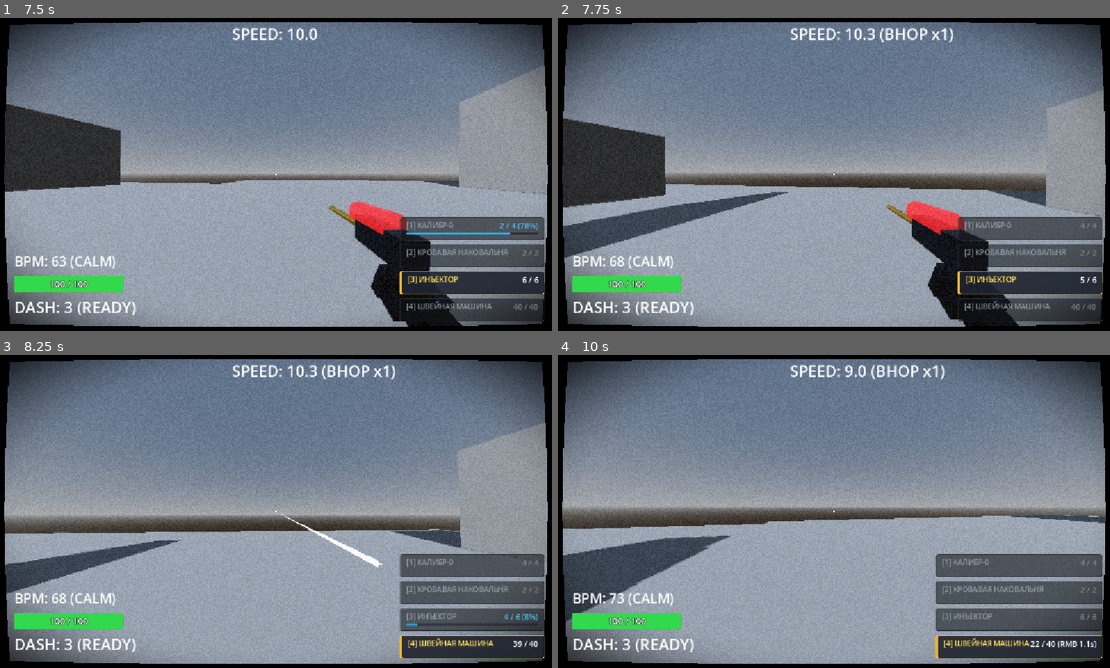
Above: before the commit, frames 1-4 (two rows, left to right).
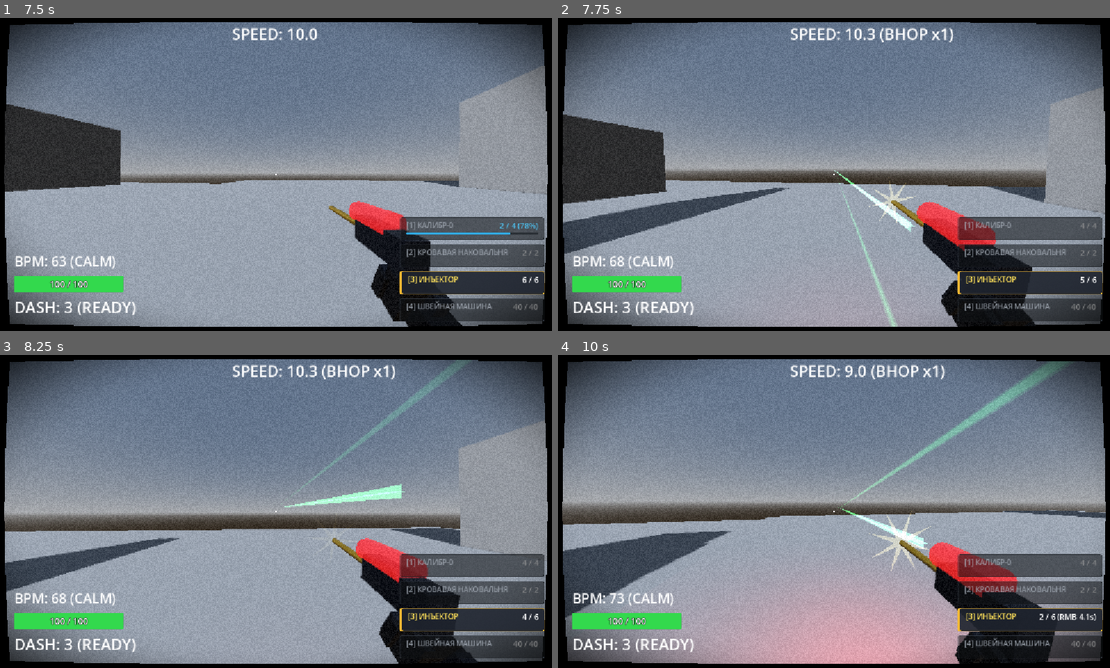
Above: after the commit, the same moments.

Repository: ggou3/voidkill
Game: Godot game, scene res://world.tscn
Same seed, same stepped clock (60 frames per second), same inputs: the game is played once before the commit and once after it.
Inputs (mouse positions are in pixels of both pictures, inside the frame that each line leads up to):
- Up to frame 1 (7.5 s): tap Enter at 0.5 s; move the mouse to (309, 174) at 0.52 s; press the mouse at (309, 174) at 0.53 s; hold W (move_forward) 0.53-5.78 s; tap Space (jump) at 0.77, 1.52, 3.02, 3.77, 4.52, 6.02, 6.77 s; move the mouse to (248, 174) at 1.27 s; release the mouse at (248, 174) at 1.28 s; right-click (248, 174) at 1.35 s; click (248, 174) at 1.55 s; move the mouse to (292, 168) at 2.02 s; hold Shift (dash) 2.03-2.78 s; click (292, 168) at 2.3 s; move the mouse to (270, 180) at 2.77 s; tap F (melee) at 2.85 s; click (270, 180) at 3.05 s; move the mouse to (320, 177) at 3.52 s; press the mouse at (320, 177) at 3.53 s; tap R (reload) at 4.15 s; move the mouse to (231, 171) at 4.27 s; release the mouse at (231, 171) at 4.28 s; tap C (slam) at 4.35 s; click (231, 171) at 4.55 s; move the mouse to (281, 174) at 5.02 s; hold Ctrl (slide) 5.03-5.78 s; click (281, 174) at 5.3 s; move the mouse to (253, 168) at 5.77 s; hold D (move_right) 5.78-6.53 s; tap 1 at 5.85 s; click (253, 168) at 6.05 s; move the mouse to (309, 174) at 6.52 s; press the mouse at (309, 174) at 6.53 s; hold W (move_forward) from 6.53 s (still down); tap 2 at 6.6 s; move the mouse to (248, 174) at 7.27 s; release the mouse at (248, 174) at 7.28 s; tap 3 at 7.35 s
- Up to frame 2 (7.75 s): keep holding W (move_forward); tap Space (jump) at 7.52 s; click (806, 174) at 7.55 s
- Up to frame 3 (8.25 s): keep holding W (move_forward); move the mouse to (292, 505) at 8.02 s; press the mouse at (292, 505) at 8.03 s; tap 4 at 8.1 s
- Up to frame 4 (10 s): move the mouse to (828, 517) at 8.77 s; release W (move_forward) at 8.78 s; release the mouse at (828, 517) at 8.78 s; hold A (move_left) 8.78-9.53 s; click (828, 517) at 8.85 s; tap Space (jump) at 9.02, 9.77 s; move the mouse to (878, 514) at 9.52 s; hold W (move_forward) from 9.53 s (still down); hold Right mouse button (alt_fire) from 9.53 s (still down); click (878, 514) at 9.8 s

Frame 1 is identical in both runs. In frame 2, 7.2% of the frame differs, in the area x 0-99%, y 22-99%; in frame 3, 9.0%; in frame 4, 23%, in the area x 0-100%, y 2-99%.

Commit message:
Rework Injector LMB: 3-dart burst, stackable poison DoT up to 5 stacks, and death contagion cloud

Diff:
--- a/enemy.gd
+++ b/enemy.gd
@@ -51,10 +51,8 @@
 var slam_chain_depth: int = 0
 var slow_factor: float = 1.0
 var slow_sources: int = 0
-var poison_dot_duration: float = 0.0
-var poison_tick_interval: float = 0.5
-var poison_tick_timer: float = 0.0
-var poison_damage_per_tick: int = 3
+const MAX_POISON_STACKS: int = 5
+var poison_stacks: Array[Dictionary] = []
 var needle_count: int = 0
 var needle_timers: Array[float] = []
 var inflation_tween: Tween = null
@@ -185,13 +183,23 @@
 	if hit_reaction_timer > 0.0:
 		hit_reaction_timer -= delta
 
-	# Обработка урона по времени (Poison DoT)
-	if poison_dot_duration > 0.0:
-		poison_dot_duration -= delta
-		poison_tick_timer -= delta
-		if poison_tick_timer <= 0.0:
-			poison_tick_timer = poison_tick_interval
-			_apply_poison_tick()
+	# Обработка стаков яда (Poison DoT)
+	if not poison_stacks.is_empty():
+		var write_idx = 0
+		for i in range(poison_stacks.size()):
+			var stack = poison_stacks[i]
+			stack["duration"] -= delta
+			stack["tick_timer"] -= delta
+			if stack["tick_timer"] <= 0.0:
+				stack["tick_timer"] = float(stack["interval"])
+				_apply_poison_tick(int(stack["damage"]))
+				if current_state == State.DEAD:
+					break
+			if stack["duration"] > 0.0 and current_state != State.DEAD:
+				poison_stacks[write_idx] = stack
+				write_idx += 1
+		if current_state != State.DEAD:
+			poison_stacks.resize(write_idx)
 
 	# Обработка застрявших игл: независимый таймер 6.0с на каждую иглу
 	if not needle_timers.is_empty():
@@ -544,23 +552,35 @@
 	if slow_sources == 0:
 		slow_factor = 1.0
 
-func apply_poison_dot(duration: float = 3.0, damage_per_tick: int = 3, interval: float = 0.5):
+func apply_poison_dot(duration: float = 3.0, damage_per_tick: int = 3, interval: float = 0.5, chain_depth: int = 0):
 	if current_state == State.DEAD:
 		return
-	poison_damage_per_tick = damage_per_tick
-	poison_tick_interval = interval
-	# Обновляем длительность без стакания урона в тик
-	poison_dot_duration = duration
-	if poison_tick_timer <= 0.0:
-		poison_tick_timer = interval
-
-func _apply_poison_tick():
+	if poison_stacks.size() < MAX_POISON_STACKS:
+		poison_stacks.append({
+			"duration": duration,
+			"tick_timer": interval,
+			"damage": damage_per_tick,
+			"interval": interval,
+			"chain_depth": chain_depth
+		})
+	else:
+		# При максимуме 5 стаков обновляем стак с наименьшим оставшимся временем
+		var min_idx = 0
+		var min_dur = float(poison_stacks[0]["duration"])
+		for i in range(1, poison_stacks.size()):
+			if float(poison_stacks[i]["duration"]) < min_dur:
+				min_dur = float(poison_stacks[i]["duration"])
+				min_idx = i
+		poison_stacks[min_idx]["duration"] = max(float(poison_stacks[min_idx]["duration"]), duration)
+		poison_stacks[min_idx]["chain_depth"] = min(int(poison_stacks[min_idx]["chain_depth"]), chain_depth)
+
+func _apply_poison_tick(damage: int):
 	if current_state == State.DEAD:
 		return
-	health -= poison_damage_per_tick
+	health -= damage
 	_update_health_bar()
 	var hit_pos = global_position + Vector3(randf_range(-0.15, 0.15), 0.85 + randf_range(-0.1, 0.1), randf_range(-0.15, 0.15))
-	_spawn_damage_number(poison_damage_per_tick, hit_pos, false, true)
+	_spawn_damage_number(damage, hit_pos, false, true)
 	if current_state == State.IDLE:
 		var player = get_tree().get_first_node_in_group("player")
 		if is_instance_valid(player):
@@ -917,7 +937,6 @@
 func die():
 	current_state = State.DEAD
 	set_physics_process(false)
-	poison_dot_duration = 0.0
 	AudioManager.play_sound("enemy_death")
 
 	# Начисление BPM игроку (+12 за убийство ударной волной, +8 за обычное убийство)
@@ -951,6 +970,16 @@
 	var chain_depth = explosion_chain_depth
 	if needle_count > 0:
 		_trigger_needle_burst(was_inflated, chain_depth)
+
+	# Заражение при смерти: если враг отравлен, выпускает облако яда (радиус 2.5м, максимум 3 поколения цепи)
+	if not poison_stacks.is_empty():
+		var min_depth = 999
+		for stack in poison_stacks:
+			var d = int(stack.get("chain_depth", 0))
+			if d < min_depth:
+				min_depth = d
+		if min_depth < 3:
+			_trigger_poison_contagion(min_depth)
 
 	# Если враг был раздут шприцем — инициируем кровавую детонацию с учётом глубины цепи
 	if is_inflated:
@@ -1081,6 +1110,69 @@
 	tween.tween_property(mat, "albedo_color:a", 0.0, 0.22).set_trans(Tween.TRANS_QUAD).set_ease(Tween.EASE_IN)
 	tween.chain().tween_callback(sphere.queue_free)
 
+func _trigger_poison_contagion(depth: int = 0):
+	const CONTAGION_RADIUS: float = 2.5
+	var cloud_pos = global_position + Vector3(0, 0.8, 0)
+
+	print("[%s] POISON CONTAGION! depth: %d, radius: %.1fm" % [name, depth, CONTAGION_RADIUS])
+	AudioManager.play_sound("flask_splash")
+
+	var scene_root = get_tree().current_scene if get_tree().current_scene else get_parent()
+	if scene_root:
+		_spawn_poison_cloud_visual(scene_root, cloud_pos, CONTAGION_RADIUS)
+
+	var space_state = get_world_3d().direct_space_state
+	var all_enemies = get_tree().get_nodes_in_group("enemy")
+	for enemy in all_enemies:
+		if not is_instance_valid(enemy) or enemy == self:
+			continue
+		if ("current_state" in enemy and enemy.current_state == enemy.State.DEAD) or ("health" in enemy and enemy.health <= 0):
+			continue
+
+		var enemy_center = enemy.global_position + Vector3(0, 0.8, 0)
+		var dist = cloud_pos.distance_to(enemy_center)
+		if dist <= CONTAGION_RADIUS:
+			if space_state:
+				var ray_query = PhysicsRayQueryParameters3D.create(cloud_pos, enemy_center)
+				ray_query.exclude = [self, enemy]
+				ray_query.collide_with_areas = false
+				ray_query.collide_with_bodies = true
+				var hit_res = space_state.intersect_ray(ray_query)
+				if not hit_res.is_empty():
+					var col = hit_res.collider
+					if col and not (col.is_in_group("enemy") or col.is_in_group("enemy_head")):
+						continue
+
+			if enemy.has_method("apply_poison_dot"):
+				enemy.apply_poison_dot(3.0, 3, 0.5, depth + 1)
+				print("[%s] CONTAGION INFECTED %s! Stack applied at depth %d" % [name, enemy.name, depth + 1])
+
+func _spawn_poison_cloud_visual(scene_root: Node, cloud_pos: Vector3, cloud_radius: float):
+	var mesh_inst = MeshInstance3D.new()
+	var smesh = SphereMesh.new()
+	smesh.radius = 0.4
+	smesh.height = 0.8
+	smesh.radial_segments = 16
+	smesh.rings = 8
+	mesh_inst.mesh = smesh
+
+	var mat = StandardMaterial3D.new()
+	mat.transparency = BaseMaterial3D.TRANSPARENCY_ALPHA
+	mat.blend_mode = BaseMaterial3D.BLEND_MODE_ADD
+	mat.shading_mode = BaseMaterial3D.SHADING_MODE_UNSHADED
+	mat.cull_mode = BaseMaterial3D.CULL_DISABLED
+	mat.albedo_color = Color(0.25, 0.95, 0.35, 0.6) # Токсично-зеленый цвет яда
+	mesh_inst.material_override = mat
+
+	scene_root.add_child(mesh_inst)
+	mesh_inst.global_position = cloud_pos
+
+	var target_scale = Vector3.ONE * (cloud_radius / 0.4)
+	var tween = mesh_inst.create_tween().set_parallel(true)
+	tween.tween_property(mesh_inst, "scale", target_scale, 0.38).set_trans(Tween.TRANS_QUAD).set_ease(Tween.EASE_OUT)
+	tween.tween_property(mat, "albedo_color:a", 0.0, 0.38).set_trans(Tween.TRANS_QUAD).set_ease(Tween.EASE_IN)
+	tween.chain().tween_callback(mesh_inst.queue_free)
+
 func _trigger_needle_burst(was_inflated: bool, depth: int):
 	var burst_radius: float = 6.0 if was_inflated else 4.0
 	var count = needle_count
--- a/weapon_manager.gd
+++ b/weapon_manager.gd
@@ -57,14 +57,14 @@
 	{
 		"name": "ИНЪЕКТОР",
 		"max_ammo": 6,
-		"damage": 24, # Прямой урон увеличен с 18 до 24 HP (суммарно с DoT: 24 + 18 = 42 HP)
+		"damage": 10, # Прямой урон одного дротика 10 HP (очередь из 3 дротиков = 30 HP суммарно)
 		"pellets": 1,
-		"spread": 0.0,
-		"fire_rate": 0.20, # Ускорено в 1.6x (0.20с между выстрелами вместо 0.32с, 5 выстр/сек)
+		"spread": 0.045, # Конусный разброс ~4-5 градусов
+		"fire_rate": 0.28, # Кулдаун между очередями
 		"reload_time": 1.4,
-		"cam_shake": 0.04,
-		"weapon_kick": 0.16,
-		"knockback": 2.5,
+		"cam_shake": 0.025,
+		"weapon_kick": 0.08,
+		"knockback": 1.5,
 		"upward_kick": 0.0,
 		"headshot_multiplier": 1.5,
 		"air_multiplier": 1.0,
@@ -369,7 +369,22 @@
 		ammos[current_weapon_index] -= 1
 
 	fire_timers[current_weapon_index] = w["fire_rate"]
-	_fire_pellets(current_weapon_index, -1.0, false)
+	if current_weapon_index == 2:
+		_fire_injector_burst()
+	else:
+		_fire_pellets(current_weapon_index, -1.0, false)
+
+func _fire_injector_burst():
+	is_bursting = true
+	const BURST_COUNT: int = 3
+	const BURST_INTERVAL: float = 0.07
+	for i in range(BURST_COUNT):
+		if current_weapon_index != 2 or not is_inside_tree():
+			break
+		_fire_pellets(2, 0.045, false)
+		if i < BURST_COUNT - 1:
+			await get_tree().create_timer(BURST_INTERVAL).timeout
+	is_bursting = false
 
 func alt_shoot(has_infinite_ammo: bool = false):
 	if is_bursting:
Not shown, changed: DESIGN.md
